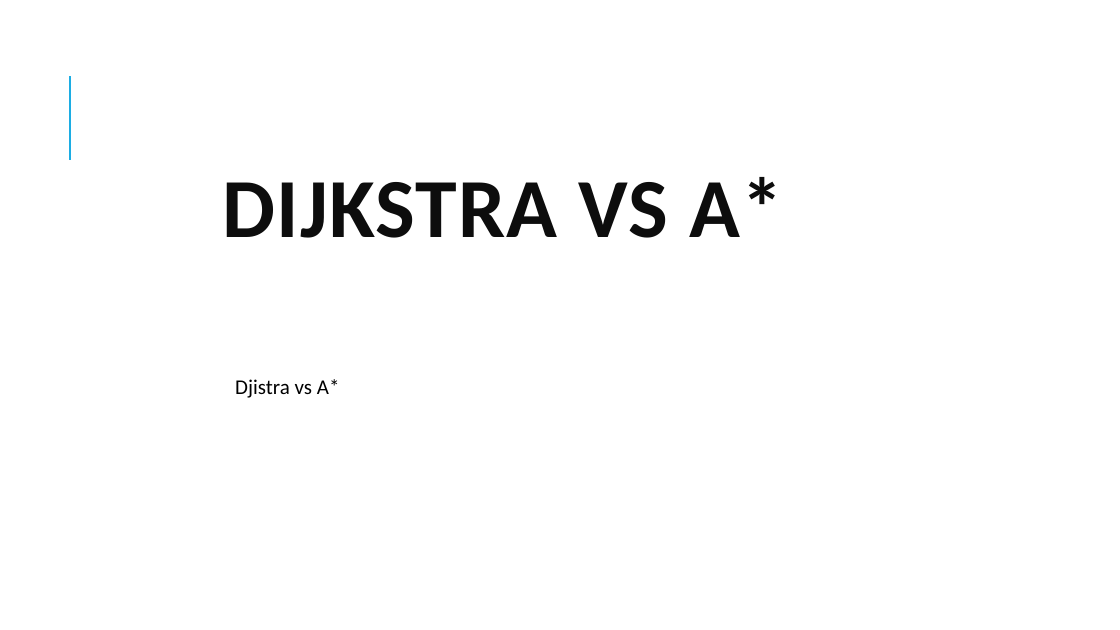
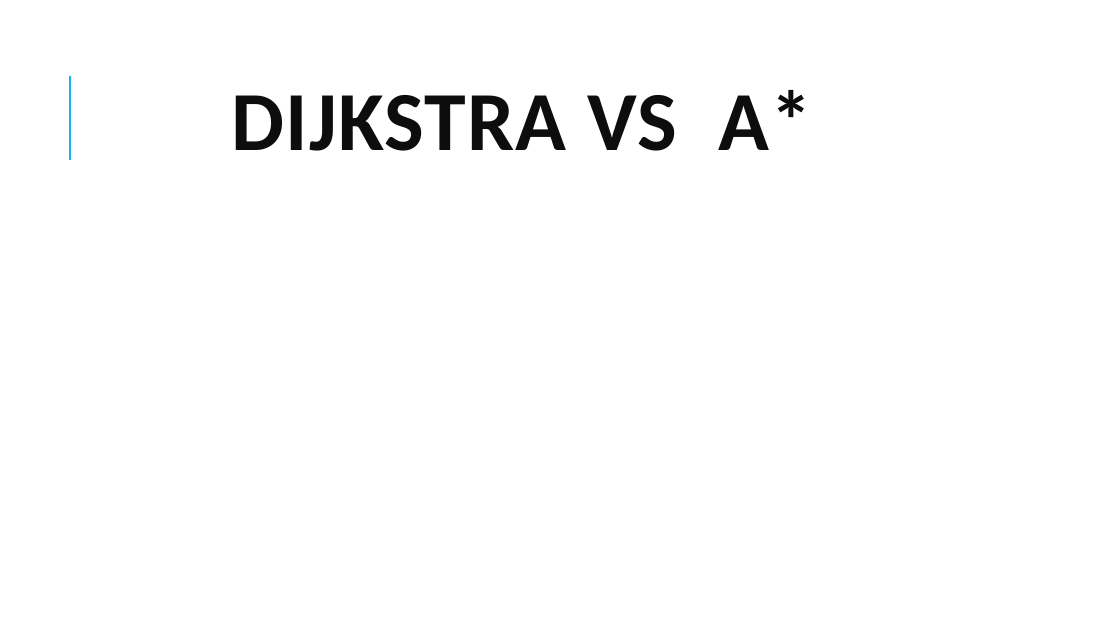
Before and after one commit to miguecrea/GOAP_RETAKE_PART_2, a slide deck: slide 19 of GPP_ZombieAI_Lozano_Miguel_2DAE10.pptx (slide 24 before the commit). Drawn at 1120x630 pixels with LibreOffice and Linux fonts; fonts in the diff are those of the drawing. Boxes give left, top, right and bottom in pixels: in the first picture for what was removed or moved away, otherwise in the second. Text is boxed around its words. In the diff, an @@ line names an element or a change of style, - is before the commit and + after.

```diff
--- a/GPP_ZombieAI_Lozano_Miguel_2DAE10.pptx
+++ b/GPP_ZombieAI_Lozano_Miguel_2DAE10.pptx
@@ title "DIJKSTRA VS A*" rewrapped from (223,177,783,238) to (232,90,812,151) @@
@@ text removed at (235,379,340,398) @@
-Djistra vs A*
```
Also in this commit, not shown: 3 other slides changed, 18 slides added, 14 slides removed, 9 other files.
